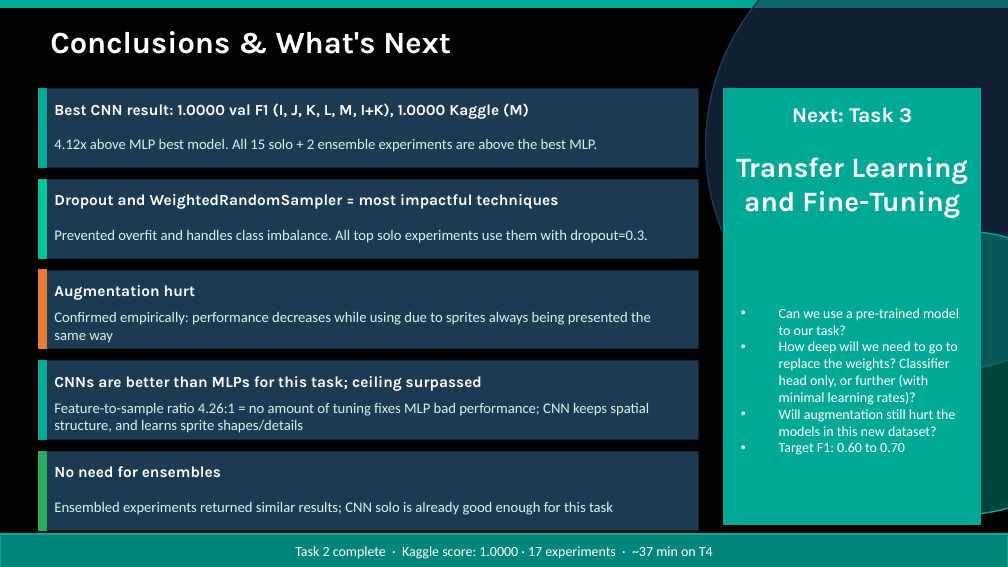
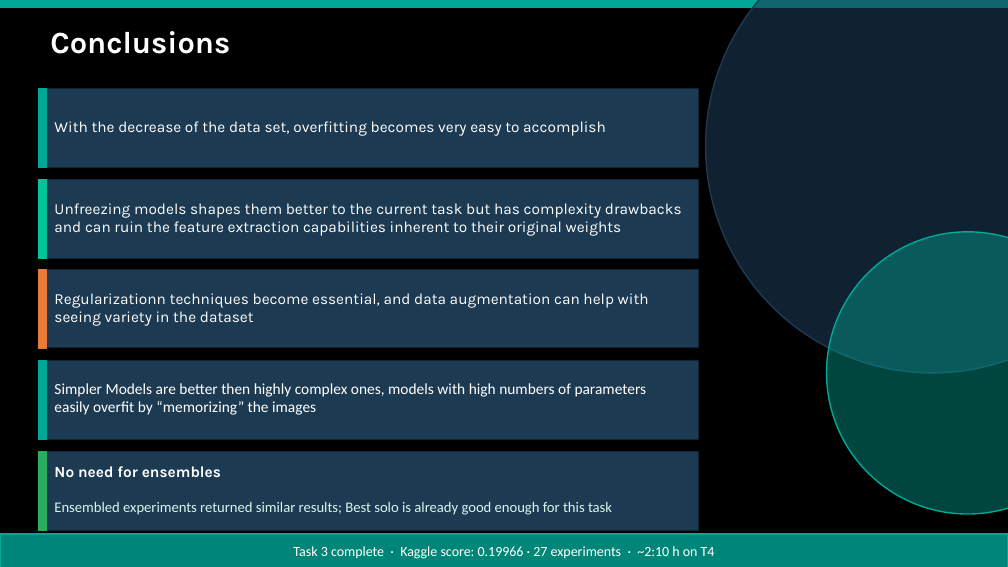
Before and after one commit to fmssilva/DL_Proj, a slide deck: slide 27 of assignment_1/task3/Task3_report.pptx (slide 26 before the commit). Drawn at 1008x567 pixels with LibreOffice and Linux fonts; fonts in the diff are those of the drawing. Boxes give left, top, right and bottom in pixels: in the first picture for what was removed or moved away, otherwise in the second. Text is boxed around its words. In the diff, an @@ line names an element or a change of style, - is before the commit and + after.

Commit message:
Task 3 power point complete

```diff
--- a/assignment_1/task3/Task3_report.pptx
+++ b/assignment_1/task3/Task3_report.pptx
@@ text at (x1=50, y1=31, x2=230, y2=54): text changed @@
-Conclusions & What's Next
+Conclusions
@@ rectangle removed at (x1=724, y1=89, x2=981, y2=524) @@
@@ text removed at (x1=792, y1=107, x2=912, y2=123) @@
-Next: Task 3
@@ text at (x1=54, y1=121, x2=606, y2=136): text changed; bold off @@
-Best CNN result: 1.0000 val F1 (I, J, K, L, M, I+K), 1.0000 Kaggle (M)
+With the decrease of the data set, overfitting becomes very easy to accomplish
@@ text removed at (x1=54, y1=139, x2=597, y2=152) @@
-4.12x above MLP best model. All 15 solo + 2 ensemble experiments are above the best MLP.
@@ text removed at (x1=736, y1=157, x2=968, y2=218) @@
-Transfer Learning and Fine-Tuning
@@ text at (x1=54, y1=203, x2=682, y2=236): text changed; bold off @@
-Dropout and WeightedRandomSampler = most impactful techniques
+Unfreezing models shapes them better to the current task but has complexity drawbacks and can ruin the feature extraction capabilities inherent to their original weights
@@ text removed at (x1=54, y1=230, x2=648, y2=243) @@
-Prevented overfit and handles class imbalance. All top solo experiments use them with dropout=0.3.
@@ text at (x1=54, y1=293, x2=649, y2=326): text changed; bold off @@
-Augmentation hurt
+Regularizationn techniques become essential, and data augmentation can help with seeing variety in the dataset
@@ text removed at (x1=54, y1=312, x2=651, y2=343) @@
-Confirmed empirically: performance decreases while using due to sprites always being presented the same way
@@ text removed at (x1=779, y1=308, x2=959, y2=455) @@
-• Can we use a pre-trained model to our task?
-• How deep will we need to go to replace the weights? Classifier head only, or further (with minimal learning rates)?
-• Will augmentation still hurt the models in this new dataset?
-• Target F1: 0.60 to 0.70
@@ text at (x1=54, y1=383, x2=647, y2=415): text changed; font Karla to Calibri; bold off @@
-CNNs are better than MLPs for this task; ceiling surpassed
+Simpler Models are better then highly complex ones, models with high numbers of parameters easily overfit by “memorizing” the images
@@ text removed at (x1=54, y1=403, x2=649, y2=433) @@
-Feature-to-sample ratio 4.26:1 = no amount of tuning fixes MLP bad performance; CNN keeps spatial structure, and learns sprite shapes/details
@@ text at (x1=54, y1=502, x2=612, y2=515): text changed @@
-Ensembled experiments returned similar results; CNN solo is already good enough for this task
+Ensembled experiments returned similar results; Best solo is already good enough for this task
@@ text at (x1=293, y1=546, x2=715, y2=559): text changed @@
-Task 2 complete · Kaggle score: 1.0000 · 17 experiments · ~37 min on T4
+Task 3 complete · Kaggle score: 0.19966 · 27 experiments · ~2:10 h on T4
```
Also in this commit, not shown: 16 other slides changed, 10 slides added, 9 slides removed.
